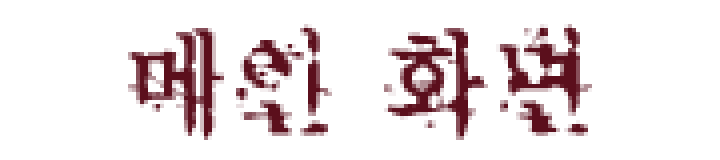
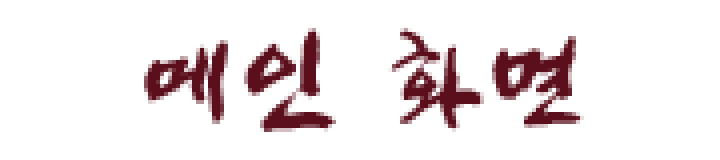
Revision of a layered 720px x 160px image; what changed, layer by layer:
painted on "메인 화면" over [128, 24, 592, 140]
